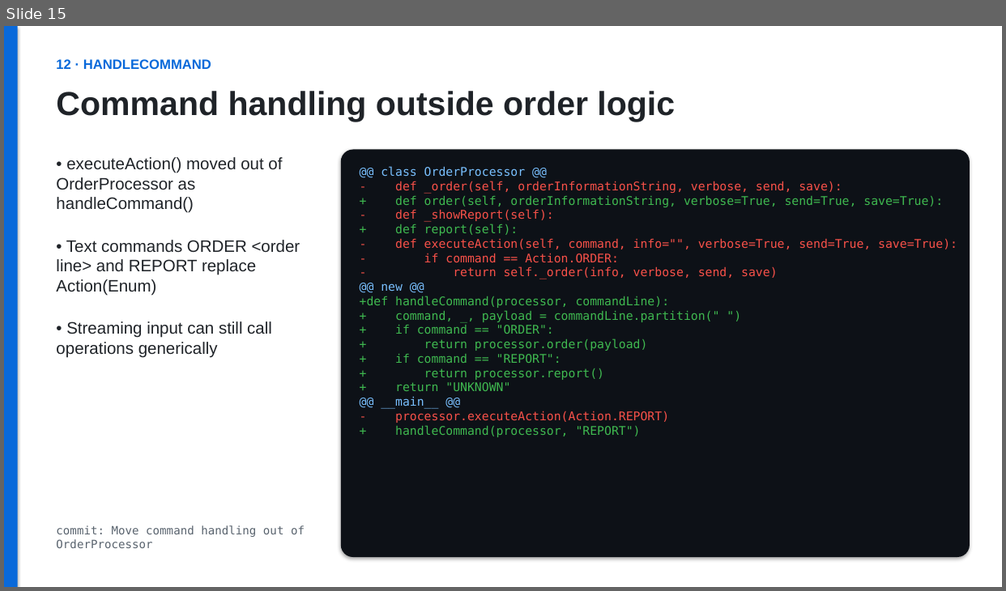
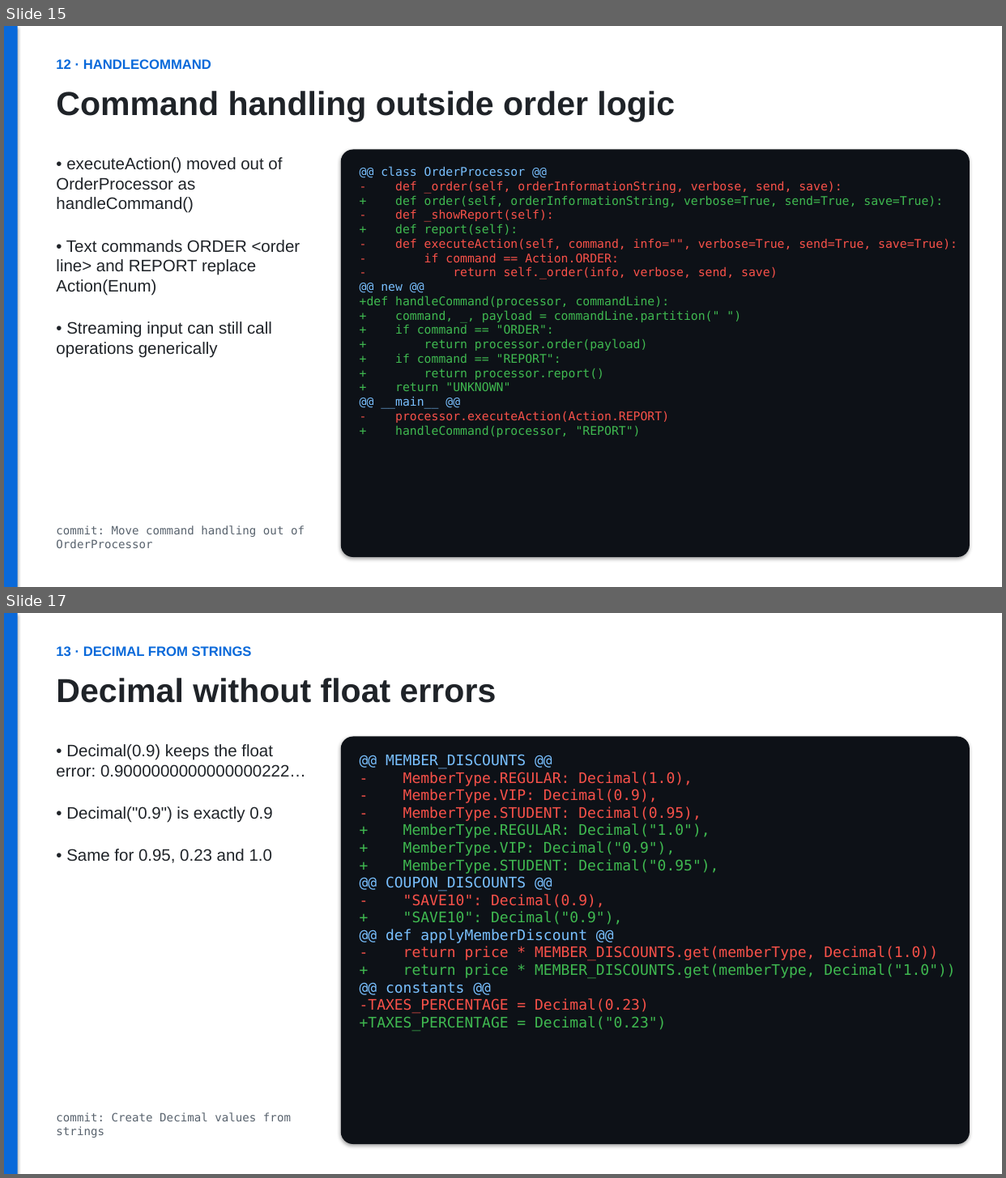
Before and after one commit to zielonyogor/clean-code-exercise, a slide deck: refactoring.pptx. Shown one above the other, each under a label of ours: slide 15 before the commit, slides 15 and 17 after it; the slides between them are not shown. The pictures are 1006x591 and 1006x1178 pixels, drawn with LibreOffice and Linux fonts; fonts in the diff are those of the drawing. Boxes give left, top, right and bottom in pixels: in the first picture for what was removed or moved away, otherwise in the second. Text is boxed around its words. In the diff, an @@ line names an element or a change of style, - is before the commit and + after.

Commit message:
Add second round of changes to the presentation

```diff
--- a/refactoring.pptx
+++ b/refactoring.pptx
@@ slide 17 added at (4, 613, 1002, 1174), background #FFFFFF @@
@@ rectangle added at (4, 613, 18, 1174), fill #0969DA @@
@@ text added at (56, 646, 252, 656), 13 pt, text #0969DA, bold @@
+13 · DECIMAL FROM STRINGS
@@ text added at (56, 678, 496, 703), 32 pt, text #1F2328, bold @@
+Decimal without float errors
@@ text added at (56, 744, 306, 863), 16 pt, text #1F2328 @@
+• Decimal(0.9) keeps the float error: 0.9000000000000000222…
+• Decimal("0.9") is exactly 0.9
+• Same for 0.95, 0.23 and 1.0
@@ rounded rectangle added at (341, 736, 970, 1144), fill #0D1117, 14 pt, text #3FB950 @@
+@@ MEMBER_DISCOUNTS @@
+- MemberType.REGULAR: Decimal(1.0),
+- MemberType.VIP: Decimal(0.9),
+- MemberType.STUDENT: Decimal(0.95),
++ MemberType.REGULAR: Decimal("1.0"),
++ MemberType.VIP: Decimal("0.9"),
++ MemberType.STUDENT: Decimal("0.95"),
+@@ COUPON_DISCOUNTS @@
+- "SAVE10": Decimal(0.9),
++ "SAVE10": Decimal("0.9"),
+@@ def applyMemberDiscount @@
+- return price * MEMBER_DISCOUNTS.get(memberType, Decimal(1.0))
++ return price * MEMBER_DISCOUNTS.get(memberType, Decimal("1.0"))
+@@ constants @@
+-TAXES_PERCENTAGE = Decimal(0.23)
++TAXES_PERCENTAGE = Decimal("0.23")
@@ text added at (56, 1113, 291, 1138), 11 pt, text #59636E @@
+commit: Create Decimal values from strings
```
Also in this commit, not shown: 1 slide changed, 9 other slides added.
